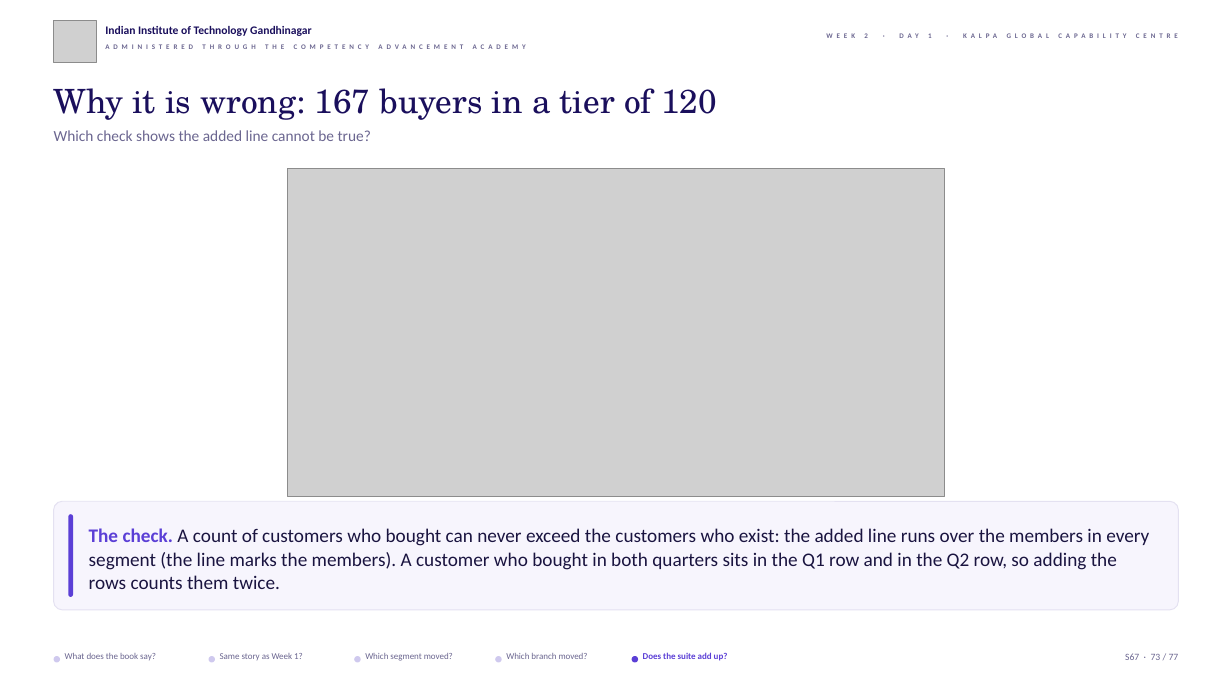
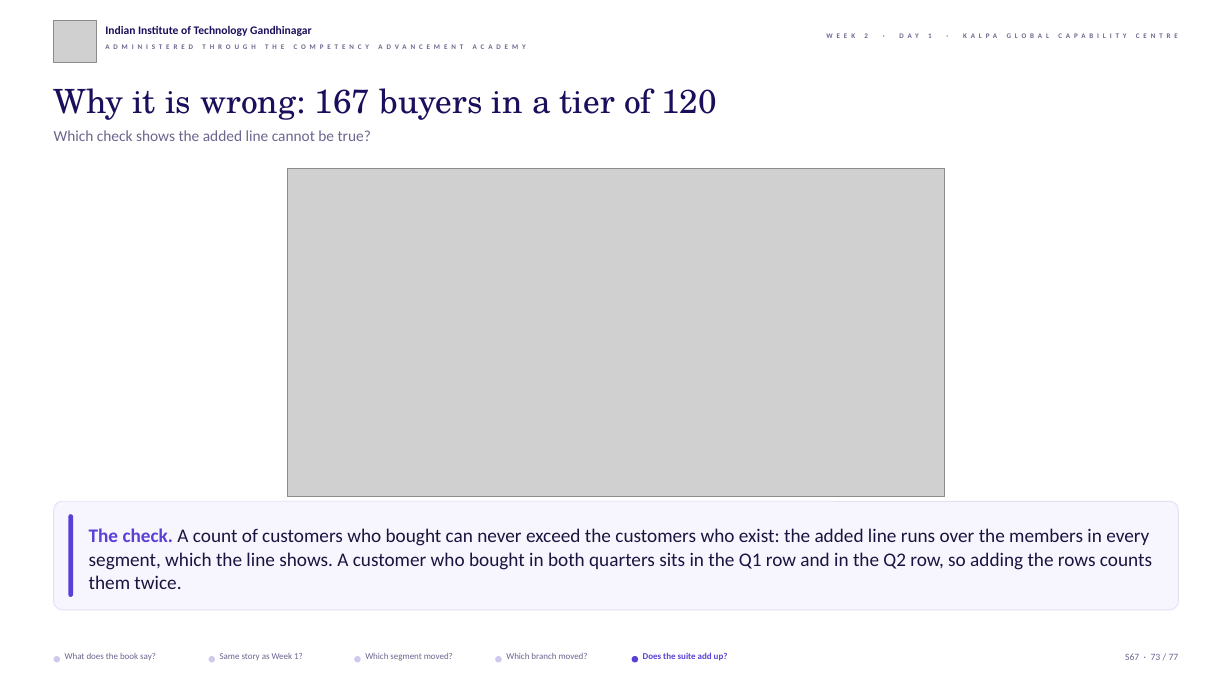
Before and after one commit to fde-academy-lab/c2-content-factory, a slide deck: slide 73 of content/W02/D1/slides/C2_W02_D01_half1_STUDENT.pptx. Drawn at 1232x693 pixels with LibreOffice and Linux fonts; fonts in the diff are those of the drawing; grey boxes stand for pictures; background and template pictures are left out. Boxes give left, top, right and bottom in pixels: in the first picture for what was removed or moved away, otherwise in the second. Text is boxed around its words. In the diff, an @@ line names an element or a change of style, - is before the commit and + after.

```diff
--- a/content/W02/D1/slides/C2_W02_D01_half1_STUDENT.pptx
+++ b/content/W02/D1/slides/C2_W02_D01_half1_STUDENT.pptx
@@ text at box(89, 528, 1152, 589): text changed @@
-The check. A count of customers who bought can never exceed the customers who exist: the added line runs over the members in every segment (the line marks the members). A customer who bought in both quarters sits in the Q1 row and in the Q2 row, so adding the rows counts them twice.
+The check. A count of customers who bought can never exceed the customers who exist: the added line runs over the members in every segment, which the line shows. A customer who bought in both quarters sits in the Q1 row and in the Q2 row, so adding the rows counts them twice.
```
Also in this commit, not shown: 3 other files.
